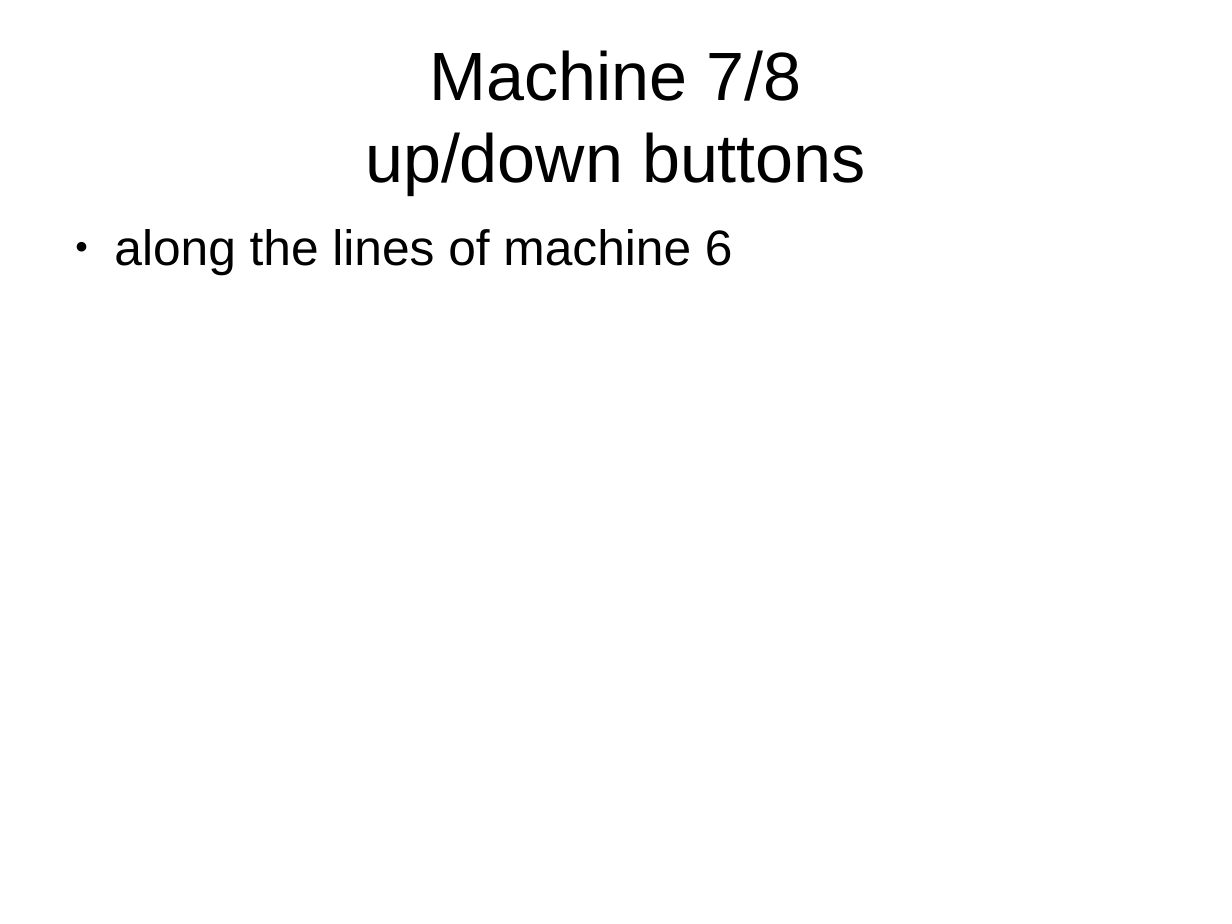
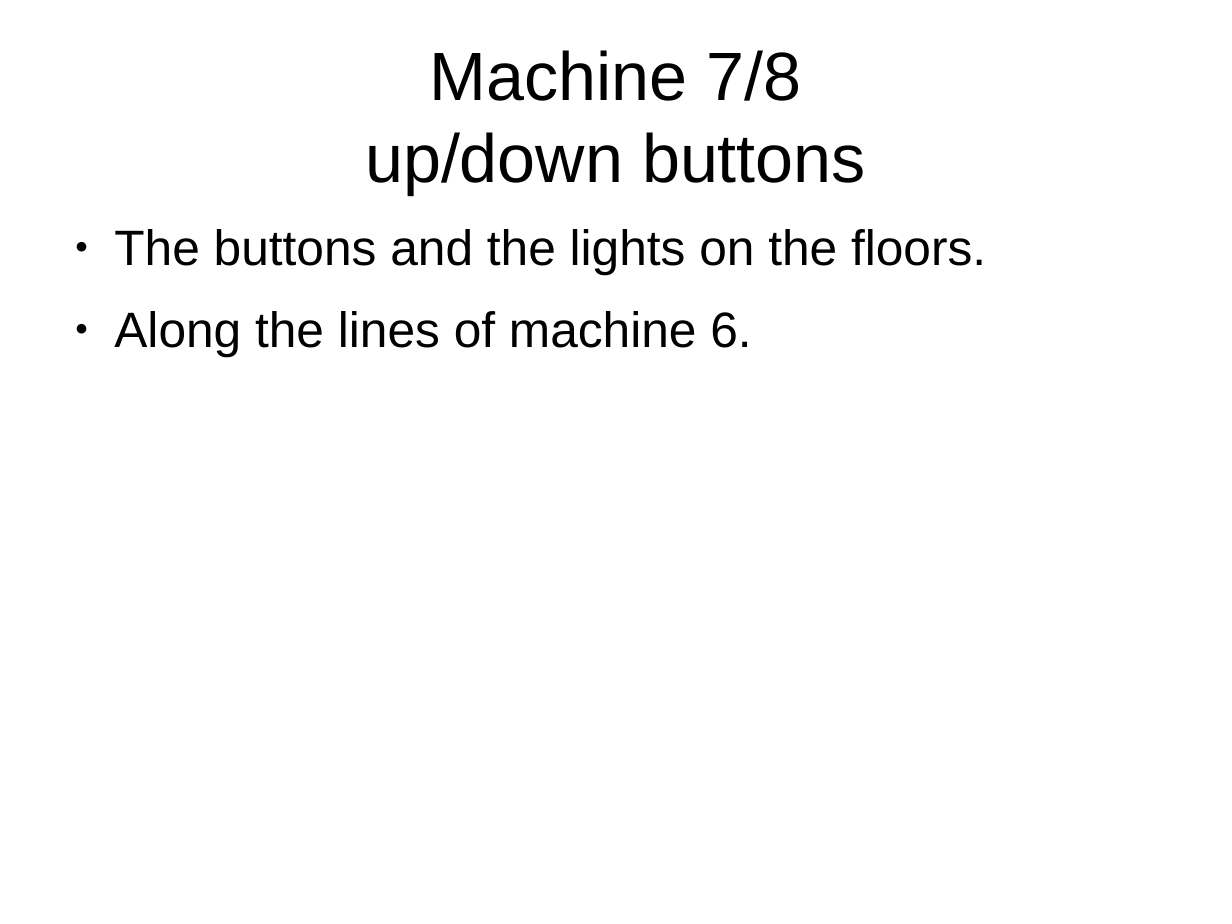
Before and after one commit to copton/ProvenLift, a slide deck: slide 10 of presentation/provenlift.odp. Drawn at 1232x924 pixels with LibreOffice and Linux fonts; fonts in the diff are those of the drawing. Boxes give left, top, right and bottom in pixels: in the first picture for what was removed or moved away, otherwise in the second. Text is boxed around its words. In the diff, an @@ line names an element or a change of style, - is before the commit and + after.

```diff
--- a/presentation/provenlift.odp
+++ b/presentation/provenlift.odp
@@ text at bbox=[114, 229, 986, 357]: text changed @@
-● along the lines of machine 6
+● The buttons and the lights on the floors.
+● Along the lines of machine 6.
```
Also in this commit, not shown: 5 other slides changed, 8 slides added, 6 slides removed.
